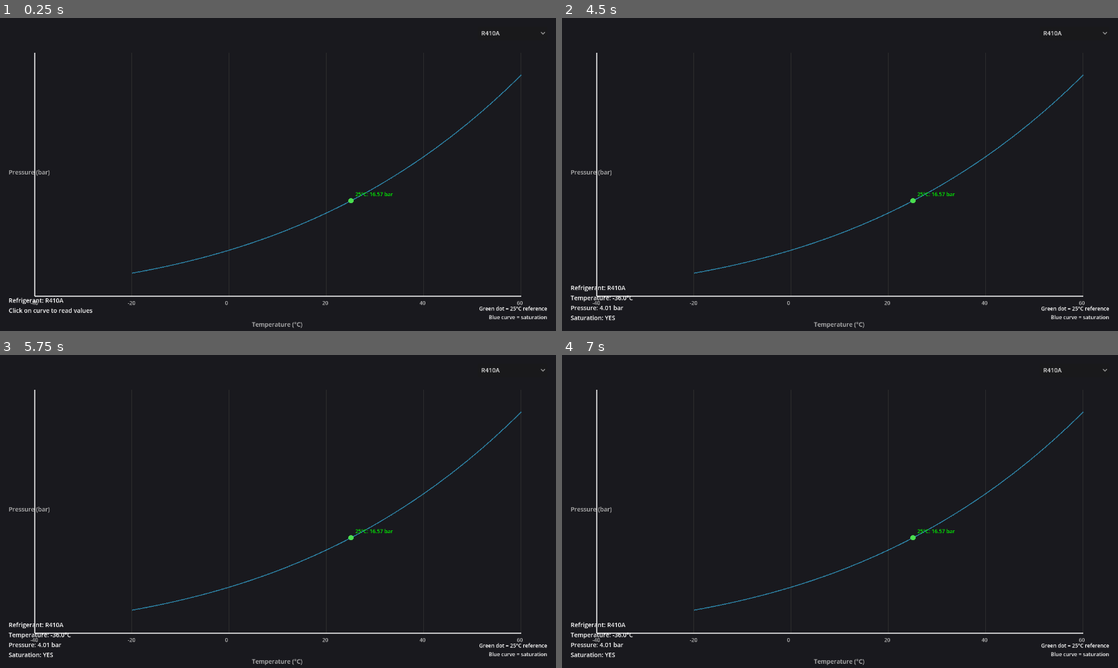
Above: before the commit, frames 1-4 (two rows, left to right).
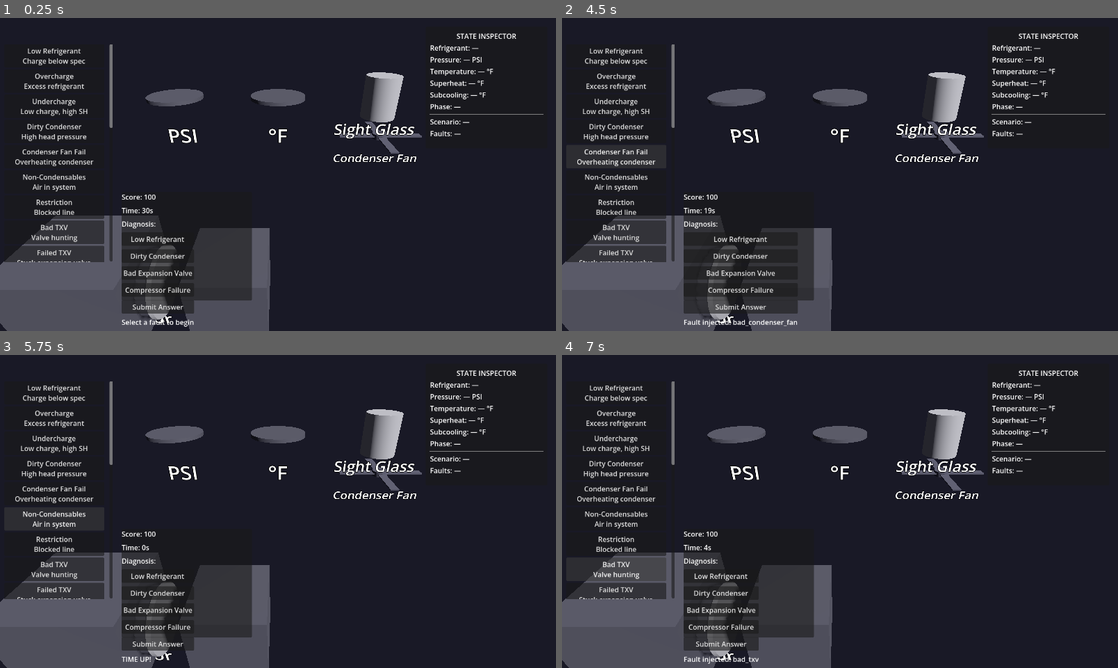
Above: after the commit, the same moments.

Repository: aidoruao/hvac-simulation
Game: Godot game, scene res://scenes/mechanical_room/mechanical_room.tscn
Two runs of this game, one before a commit and one after it. Both use one fixed random seed, a clock stepped at 60 frames per second and the inputs below. Before the commit the project starts from res://scenes/pt_chart.tscn.
Inputs (mouse positions are in pixels of both pictures, inside the frame that each line leads up to):
- Up to frame 1 (0.25 s): no input
- Up to frame 2 (4.5 s): click (1073, 33) at 0.5 s, where only the run before the commit has a clickable "R410A"; click (617, 55) at 1.25 s, where only the run after the commit has a clickable "Low Refrigerant Charge below …"; click (617, 80) at 2 s, where only the run after the commit has a clickable "Overcharge Excess refrigerant"; click (617, 105) at 2.75 s, where only the run after the commit has a clickable "Undercharge Low charge, high …"; click (617, 130) at 3.5 s, where only the run after the commit has a clickable "Dirty Condenser High head pre…"; click (617, 155) at 4.25 s, where only the run after the commit has a clickable "Condenser Fan Fail Overheatin…"
- Up to frame 3 (5.75 s): click (55, 517) at 5 s, where only the run after the commit has a clickable "Non-Condensables Air in system"
- Up to frame 4 (7 s): click (617, 542) at 5.75 s, where only the run after the commit has a clickable "Restriction Blocked line"; click (617, 567) at 6.5 s, where only the run after the commit has a clickable "Bad TXV Valve hunting"

The runs differ from the first frame. In frame 1, 19% of the frame differs, in the area x 0-99%, y 4-100%; in frame 2, 18%; in frame 3, 19%; in frame 4, 19%.

Commit message:
docs: honest README with current state, how to see compressor, WSLg limitations

Diff:
--- a/godot_project/project.godot
+++ b/godot_project/project.godot
@@ -16,7 +16,7 @@
 
 config/name="HVAC Simulation"
 config/description="Physics-accurate HVAC training simulator"
-run/main_scene="res://scenes/pt_chart.tscn"
+run/main_scene="res://scenes/mechanical_room/mechanical_room.tscn"
 config/features=PackedStringArray("4.8", "Forward Plus")
 
 [autoload]
Not shown, added: README.md
